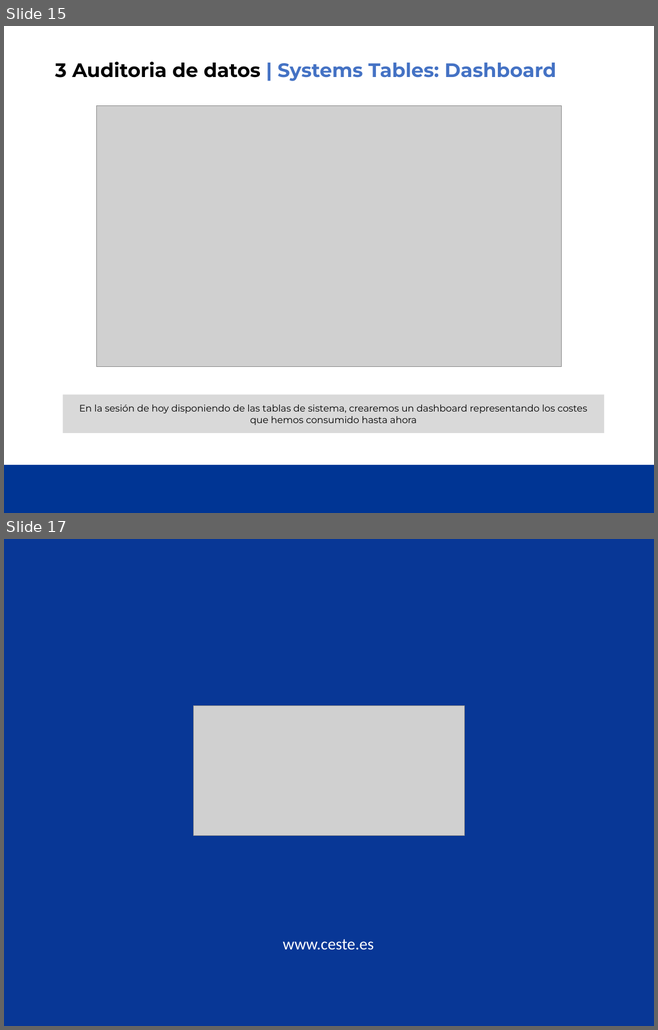
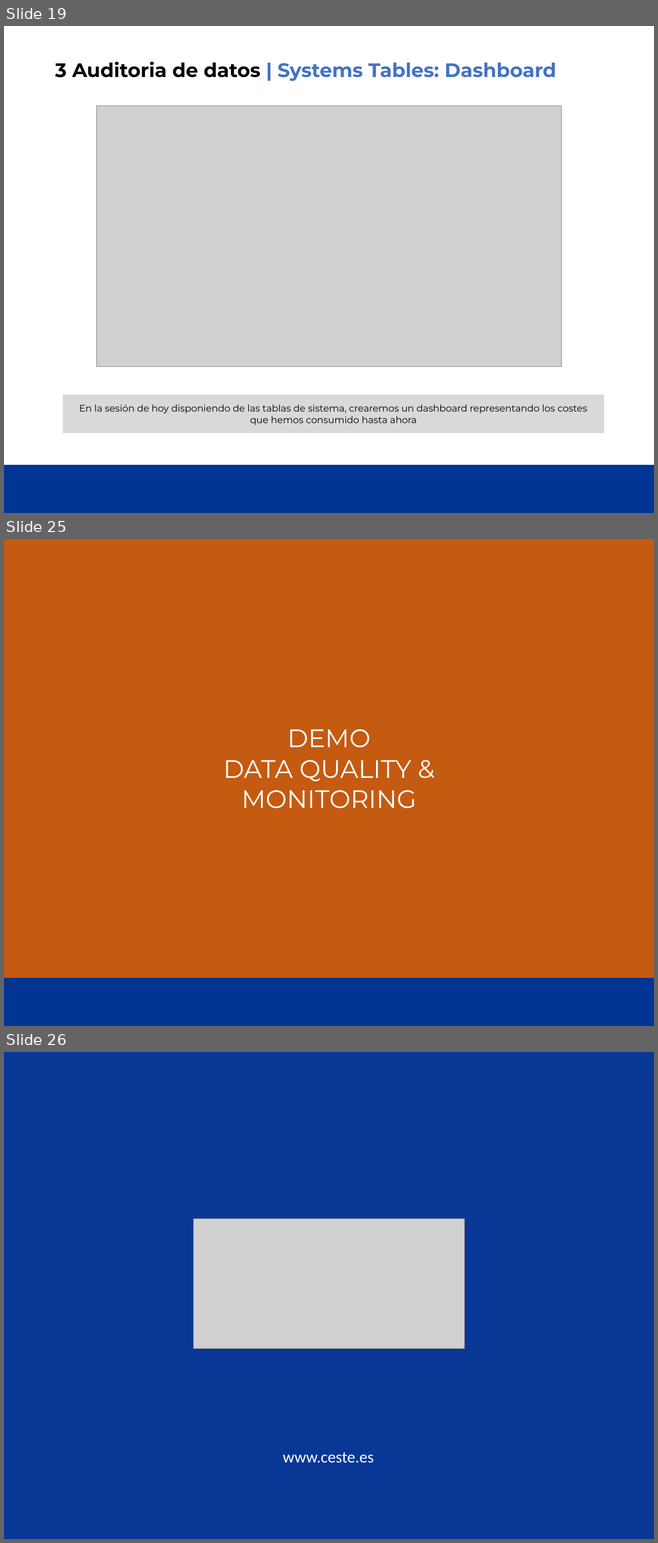
Before and after one commit to jmartinezceste/251101Course_UC_Ceste, a slide deck: UC_Course_Sesion3/UCDatabrick - Sesion 3.pptx. Shown one above the other, each under a label of ours: slides 15 and 17 before the commit, slides 19, 25 and 26 after it; the slides between them are not shown. The pictures are 658x1030 and 658x1543 pixels, drawn with LibreOffice and Linux fonts; fonts in the diff are those of the drawing; grey boxes stand for pictures; background and template pictures are left out. Boxes give left, top, right and bottom in pixels: in the first picture for what was removed or moved away, otherwise in the second. Text is boxed around its words. In the diff, an @@ line names an element or a change of style, - is before the commit and + after.

```diff
--- a/UC_Course_Sesion3/UCDatabrick - Sesion 3.pptx
+++ b/UC_Course_Sesion3/UCDatabrick - Sesion 3.pptx
@@ slide 25 added at [4, 539, 654, 1026], background #C55A11; not listed: 1 template element that a slide beside it also shows @@
@@ text added at [223, 729, 416, 809], 28 pt, text #FFFFFF @@
+DEMO
+DATA QUALITY & MONITORING
@@ what was slide 15 is now slide 19 @@
@@ what was slide 17 is now slide 26 @@
```
Also in this commit, not shown: 4 slides changed, 8 other slides added.
